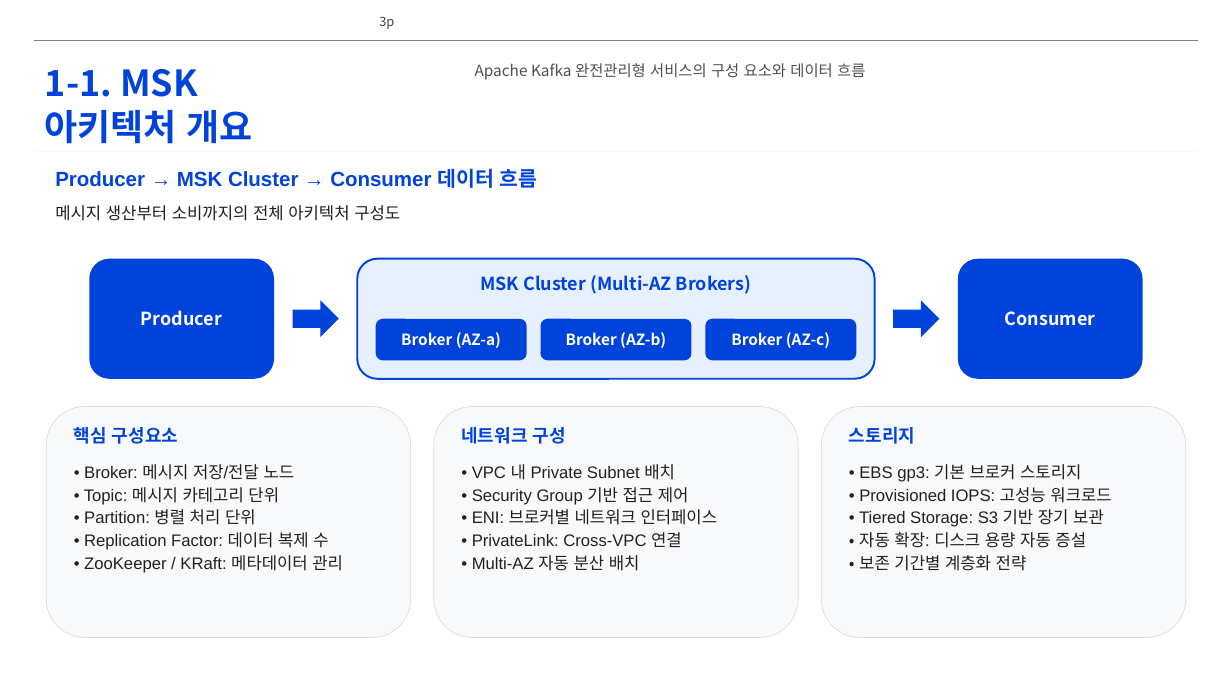
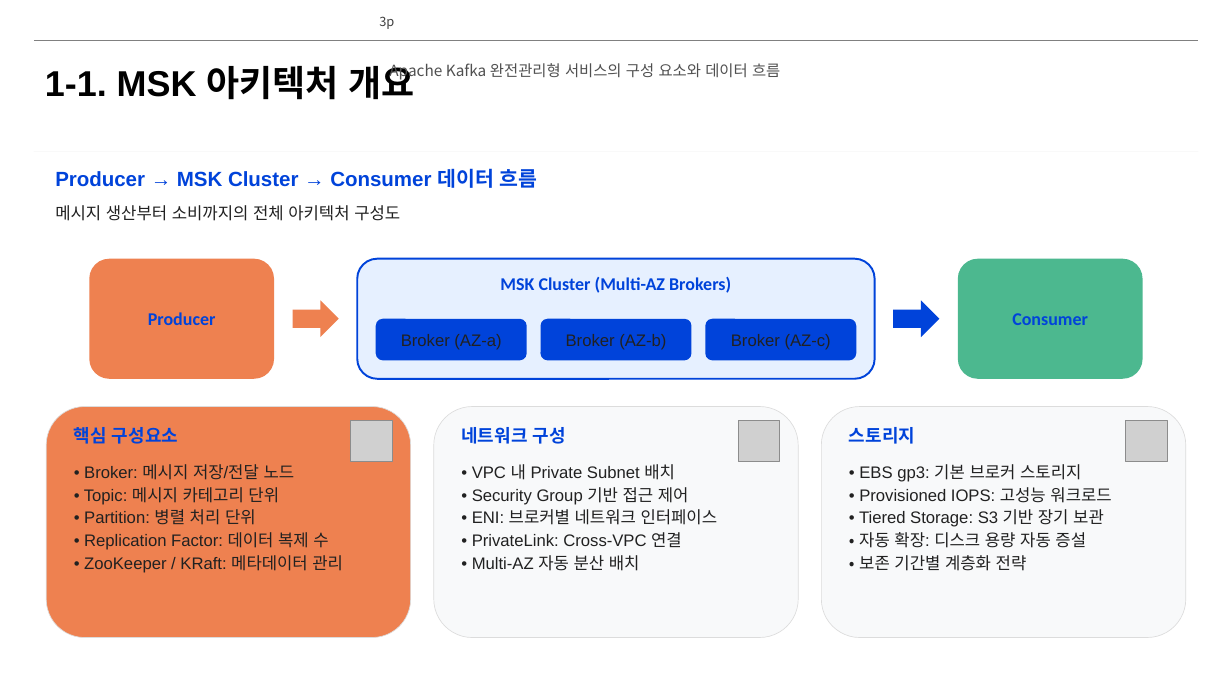
Before and after one commit to lhs6395-hslee/project-steer, a slide deck: slide 3 of results/pptx/AWS_MSK_Expert_Intro.pptx. Drawn at 1232x693 pixels with LibreOffice and Linux fonts; fonts in the diff are those of the drawing; grey boxes stand for pictures; background and template pictures are left out. Boxes give left, top, right and bottom in pixels: in the first picture for what was removed or moved away, otherwise in the second. Text is boxed around its words. In the diff, an @@ line names an element or a change of style, - is before the commit and + after.

```diff
--- a/results/pptx/AWS_MSK_Expert_Intro.pptx
+++ b/results/pptx/AWS_MSK_Expert_Intro.pptx
@@ text "Apache Kafka 완전관리형 서비스의 구성 ...": place and size @@
-text "Apache Kafka 완전관리형 서비스의 구성 ..." at (475,63,865,80)
+text "Apache Kafka 완전관리형 서비스의 구성 ..." at (389,63,780,81)
@@ text at (45,64,415,100): text changed; font Noto Sans CJK KR to Arial; text colour #0043DA to #000000 @@
-1-1. MSK
-아키텍처 개요
+1-1. MSK 아키텍처 개요
@@ rounded rectangle "Producer" at (90,259,274,379): font Noto Sans CJK KR to Calibri, text colour #FFFFFF to #0043DA; fill #0043DA to #EE8150 @@
@@ rounded rectangle "Consumer" at (958,259,1143,379): font Noto Sans CJK KR to Calibri, text colour #FFFFFF to #0043DA; fill #0043DA to #4CB88F @@
@@ right arrow at (293,300,339,337): fill #0043DA to #EE8150 @@
@@ size 12 to 13 pt, font Noto Sans CJK KR to Arial, text colour #FFFFFF to #212121, bold off in 3 elements at (376,319,527,360), (541,319,691,360), (705,319,856,360) @@
@@ rounded rectangle at (46,407,410,638): fill #F8F9FA to #EE8150 @@
@@ picture added at (350,421,392,462) @@
@@ picture added at (738,421,780,462) @@
@@ font Noto Sans CJK KR to Calibri in 4 elements at (500,277,731,293), (74,427,178,444), (461,427,566,444), (849,427,915,444) @@
@@ picture added at (1126,421,1167,462) @@
```
Also in this commit, not shown: 10 other slides changed, 2 other files.
